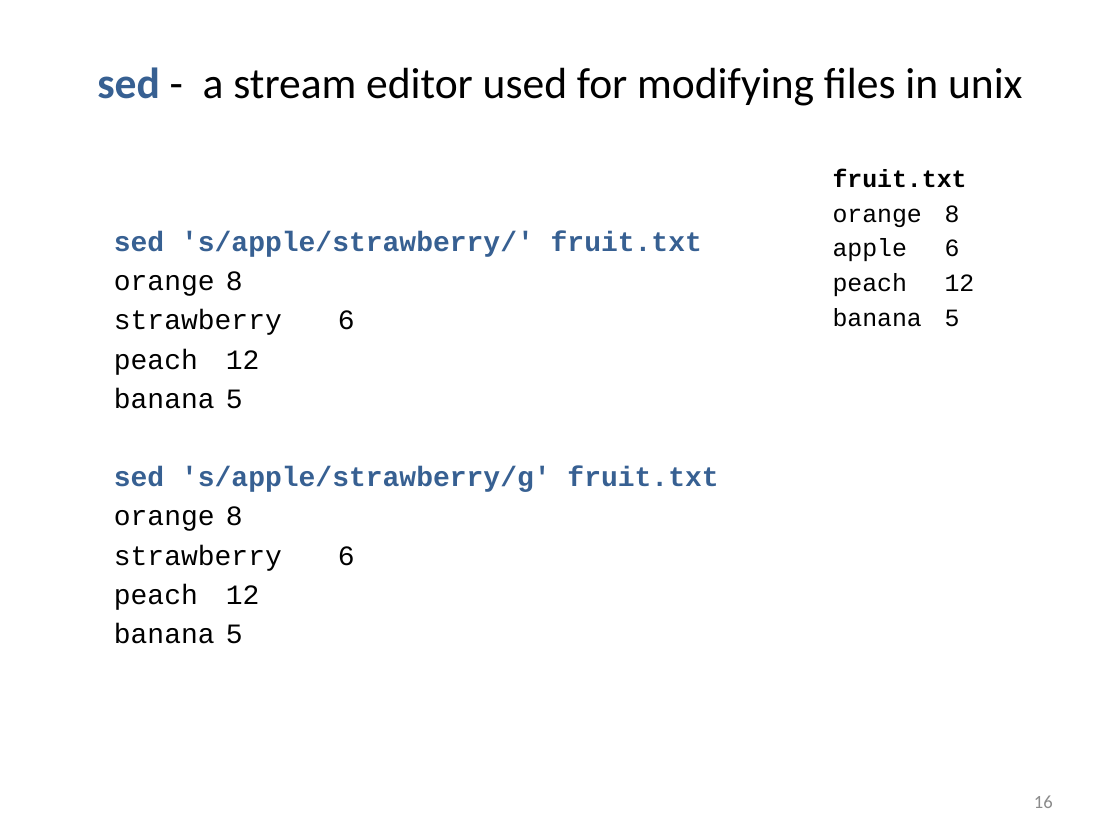
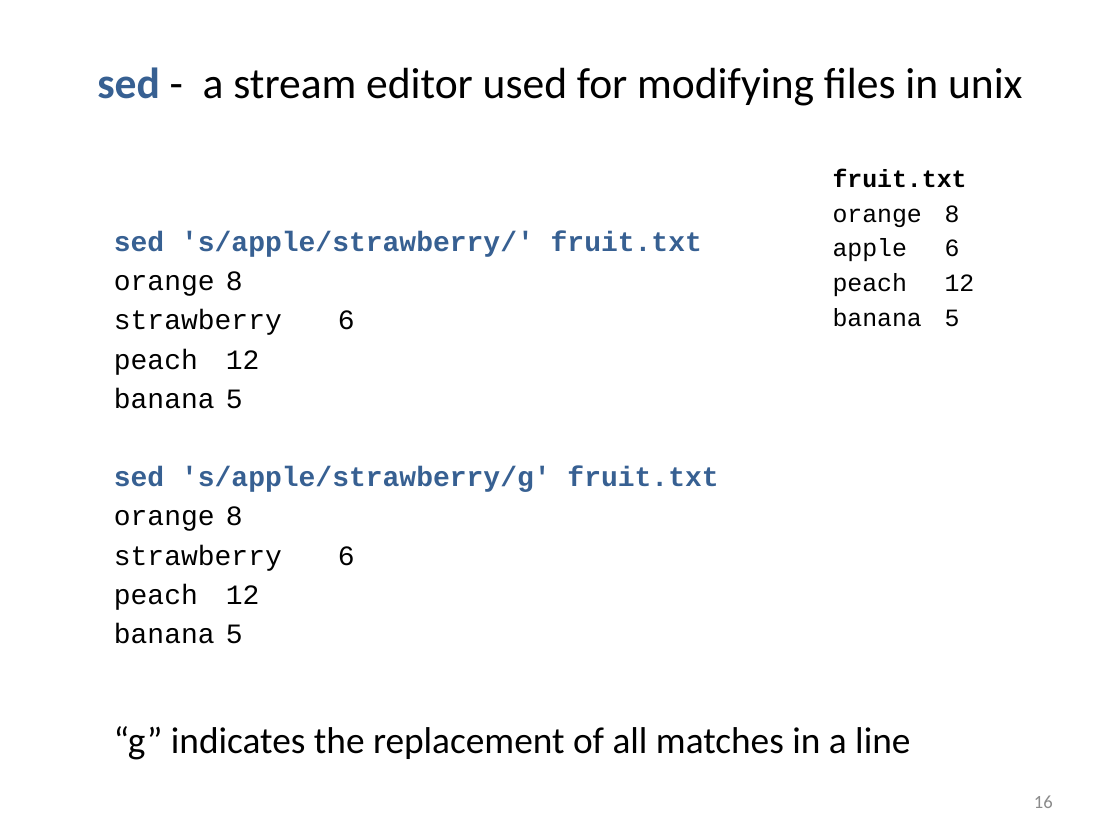
Before and after one commit to liu3zhenlab/teaching, a slide deck: slide 16 of PLPTH813Bioinformatis/2021/labs/lab02_unix.pptx. Drawn at 1120x840 pixels with LibreOffice and Linux fonts; fonts in the diff are those of the drawing. Boxes give left, top, right and bottom in pixels: in the first picture for what was removed or moved away, otherwise in the second. Text is boxed around its words. In the diff, an @@ line names an element or a change of style, - is before the commit and + after.

```diff
--- a/PLPTH813Bioinformatis/2021/labs/lab02_unix.pptx
+++ b/PLPTH813Bioinformatis/2021/labs/lab02_unix.pptx
@@ text added at (114,726,910,760), 24 pt, text #000000 @@
+“g” indicates the replacement of all matches in a line
```
Also in this commit, not shown: 4 other slides changed, 14 other files.
